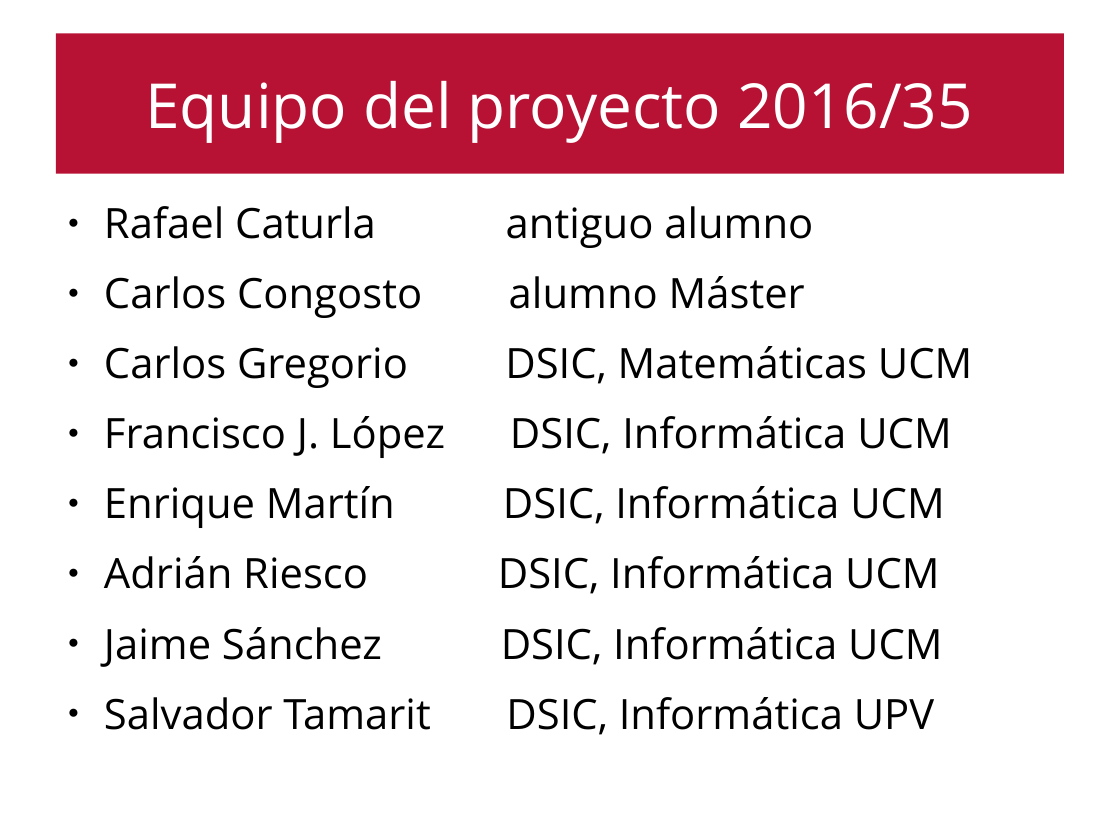
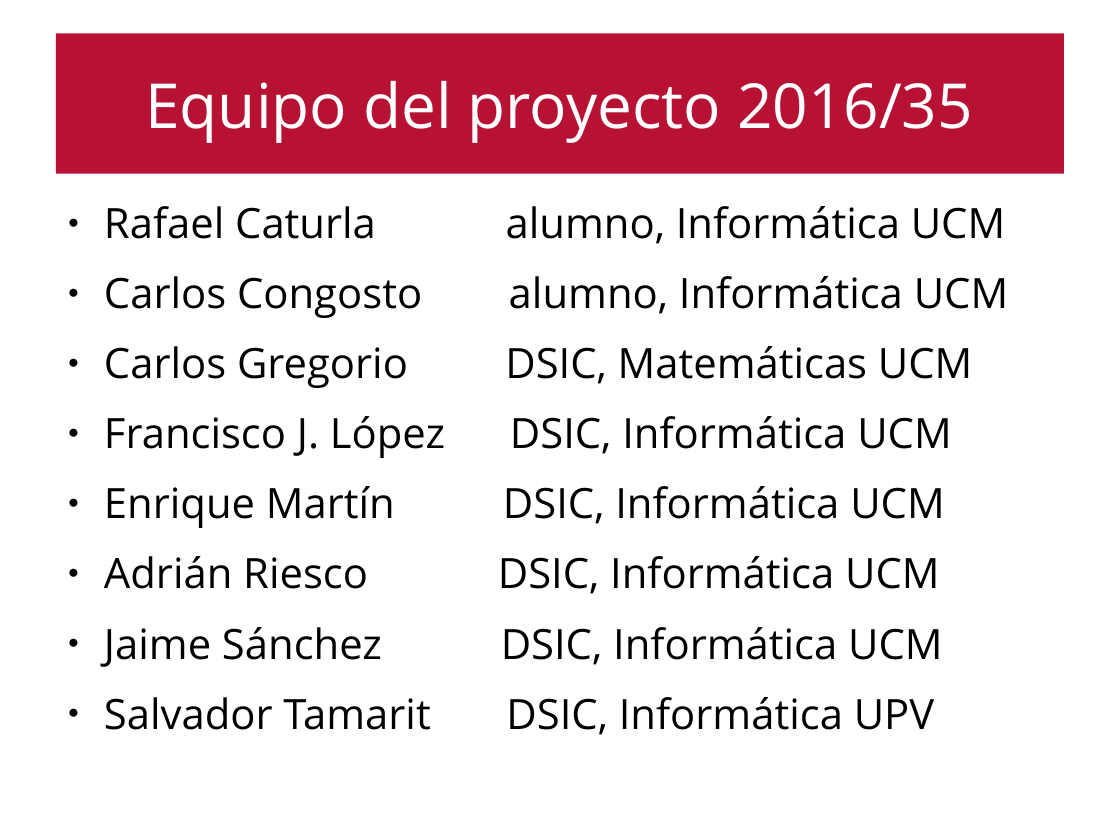
Before and after one commit to emartinm/TutorialesInteractivos, a slide deck: slide 3 of doc/TIC_en_la_enseñanza_II.odp (slide 5 before the commit). Drawn at 1120x840 pixels with LibreOffice and Linux fonts; fonts in the diff are those of the drawing. Boxes give left, top, right and bottom in pixels: in the first picture for what was removed or moved away, otherwise in the second. Text is boxed around its words. In the diff, an @@ line names an element or a change of style, - is before the commit and + after.

```diff
--- a/doc/TIC_en_la_enseñanza_II.odp
+++ b/doc/TIC_en_la_enseñanza_II.odp
@@ text at bbox=[104, 206, 1008, 318]: text changed @@
-● Rafael Caturla antiguo alumno
-● Carlos Congosto alumno Máster
+● Rafael Caturla alumno, Informática UCM
+● Carlos Congosto alumno, Informática UCM
```
Also in this commit, not shown: 2 other slides changed, 1 other file.
